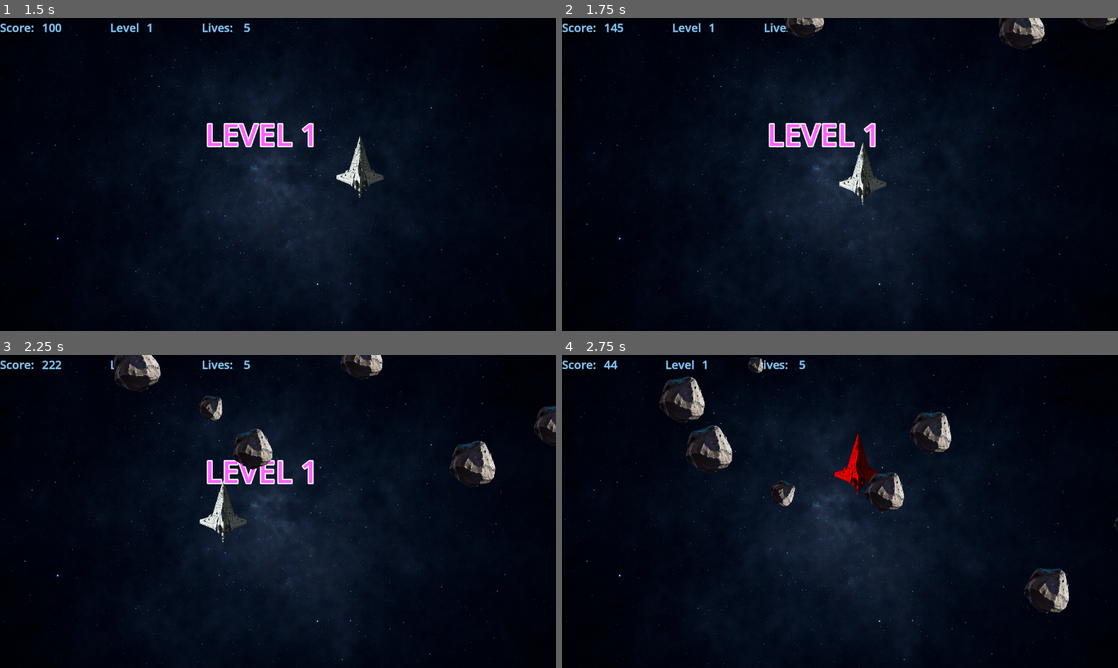
Above: before the commit, frames 1-4 (two rows, left to right).
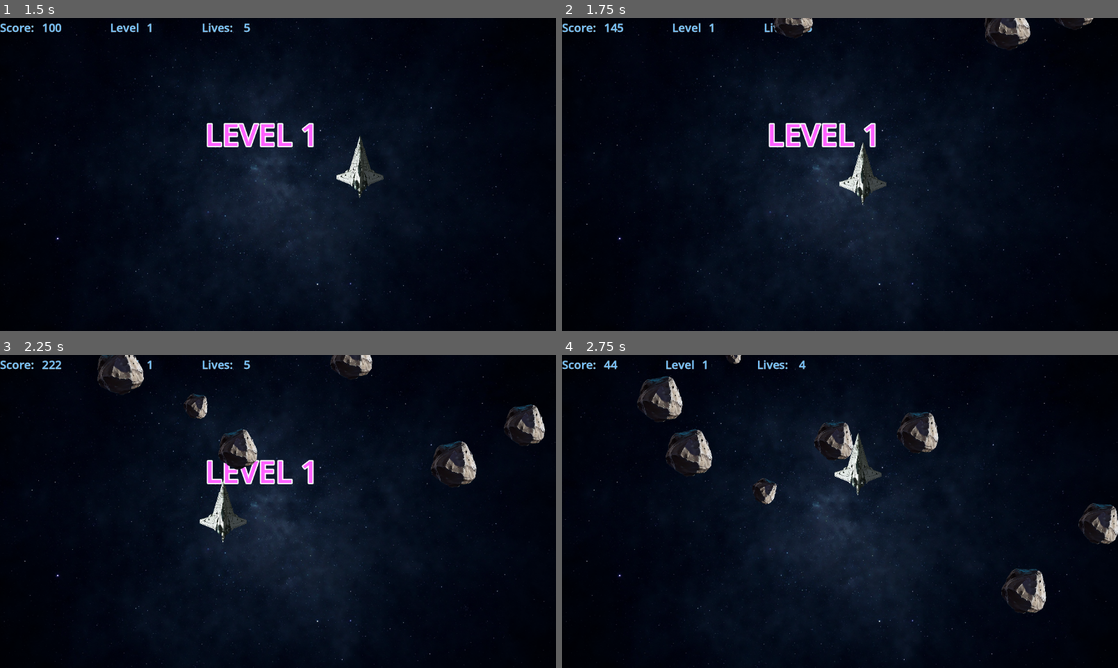
Above: after the commit, the same moments.

Repository: garystorey/godot-space-game
Game: Godot game, scene res://game.tscn
The game is run twice, just before and just after one commit, with the same random seed, the same clock (stepped at 60 frames per second) and the same inputs.
Inputs (mouse positions are in pixels of both pictures, inside the frame that each line leads up to):
- Up to frame 1 (1.5 s): move the mouse to (400, 158) at 0.52 s; move the mouse to (166, 190) at 1.27 s
- Up to frame 2 (1.75 s): no input
- Up to frame 3 (2.25 s): move the mouse to (333, 442) at 2.02 s
- Up to frame 4 (2.75 s): no input

Frame 1 is identical in both runs. In frame 2, 0.9% of the frame differs, in the area x 38-100%, y 0-10%; in frame 3, 3.7%; in frame 4, 6.0%, in the area x 13-100%, y 0-83%.

Commit message:
add restrictions on player movement

Diff:
--- a/game.gd
+++ b/game.gd
@@ -53,14 +53,11 @@
 		var new_scale = randf_range(0.05, max_scale)
 
 		new_asteroid.position = Vector2(x,-250)
-		#new_asteroid.position.y = -50
 		new_asteroid.get_child(0).scale = Vector2(new_scale,new_scale)
-		#new_asteroid.get_child(0).scale.y = new_scale
 		new_asteroid.scale =  Vector2(new_scale,new_scale)
-		#new_asteroid.scale.y = new_scale
 		new_asteroid.mass = 200 * new_scale
 		new_asteroid.gravity_scale = randf_range(0.1,1.3) * new_scale
-		new_asteroid.linear_velocity.x = randf_range(0, 120)
+		new_asteroid.linear_velocity.x = randf_range(0, 80)
 		new_asteroid.add_to_group("Asteroids")
 		add_child(new_asteroid)
 		new_asteroid.asteroid_removed.connect(_on_child_asteroid_removed)
--- a/player.gd
+++ b/player.gd
@@ -51,8 +51,20 @@
 		target_position = get_global_mouse_position()
 
 func _physics_process(delta: float) -> void:
+	print(global_position)
+	if global_position.x < 20:
+		global_position.x= 20
+	if global_position.x > 1135:
+		global_position.x= 1135
+	if global_position.y > 620:
+		global_position.y = 620
+	if global_position.y < 100:
+		global_position.y = 100
+
 	var to_target: Vector2 = target_position - global_position
 	var distance: float = to_target.length()
+
+
 
 	# Arrive behavior: slow to a stop at the end
 	if distance <= arrive_radius:
Not shown, added: export_presets.cfg
